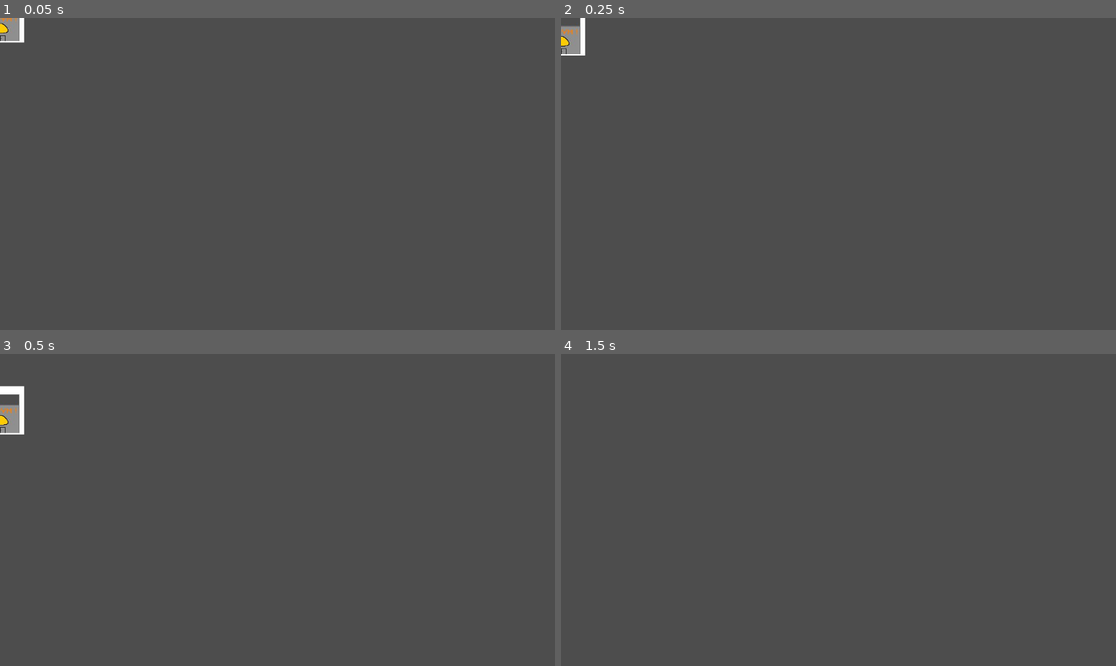
Above: before the commit, frames 1-4 (two rows, left to right).
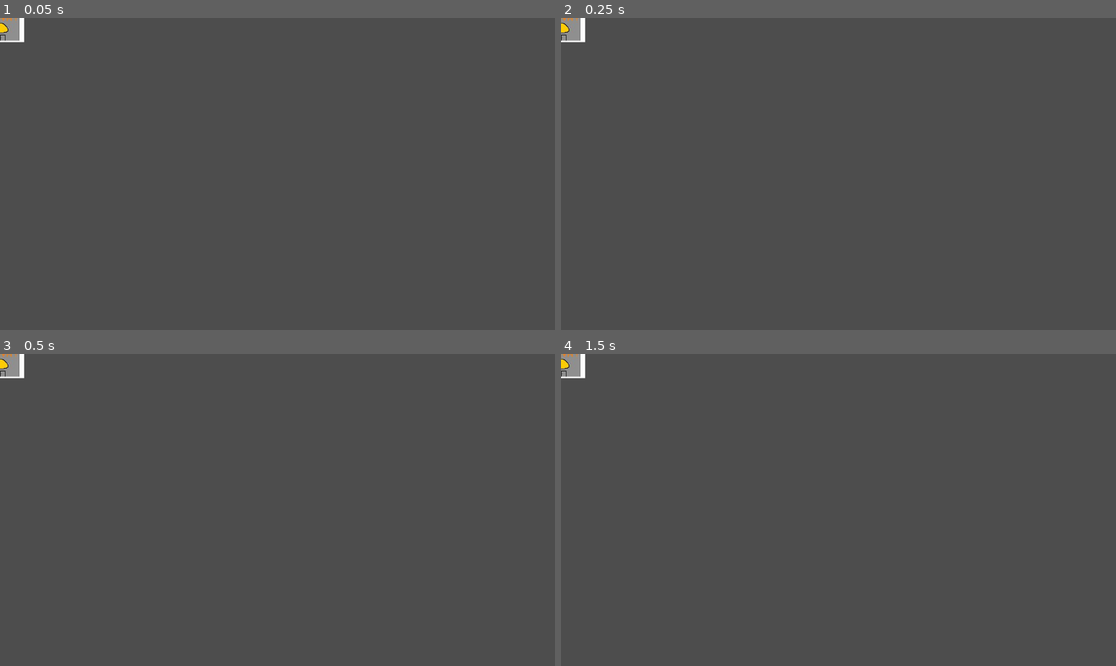
Above: after the commit, the same moments.

Repository: ejmejm/ShibaIdle
Game: Godot game, scene res://scenes/gym.tscn
Same seed, same stepped clock (60 frames per second), same inputs: the game is played once before the commit and once after it. This scene is started directly instead of the project's main scene.
Inputs (mouse positions are in pixels of both pictures, inside the frame that each line leads up to):
- Up to frame 1 (0.05 s): no input
- Up to frame 2 (0.25 s): no input
- Up to frame 3 (0.5 s): no input
- Up to frame 4 (1.5 s): move the mouse to (960, 494) at 0.52 s; press the mouse at (960, 494) at 0.53 s; move the mouse to (727, 525) at 1.27 s; release the mouse at (727, 525) at 1.28 s; click (727, 525) at 1.35 s

The runs differ from the first frame. In frame 1, less than 0.1% of the frame differs, in the area x 0-5%, y 0-9%; in frame 2, 0.4%; in frame 3, 0.9%, in the area x 0-5%, y 0-26%; in frame 4, 0.3%.

Commit message:
Less unfinished skeleton of building

Diff:
--- a/scenes/gym.tscn
+++ b/scenes/gym.tscn
@@ -1,18 +1,18 @@
-[gd_scene load_steps=4 format=3 uid="uid://fbu5o6p822i2"]
+[gd_scene load_steps=4 format=3 uid="uid://bxxg6tpb5nb08"]
 
 [ext_resource type="Texture2D" uid="uid://m4ldm1hik38g" path="res://sprites/ShibaGym Sprite.jpg" id="1_6bq28"]
 [ext_resource type="Script" path="res://scripts/hit_building.gd" id="1_8sp54"]
 
-[sub_resource type="RectangleShape2D" id="RectangleShape2D_jq621"]
-size = Vector2(76, 79)
+[sub_resource type="RectangleShape2D" id="RectangleShape2D_m44pd"]
+size = Vector2(77, 80)
 
-[node name="Gym" type="RigidBody2D"]
+[node name="Gym" type="StaticBody2D"]
+collision_layer = 2
 script = ExtResource("1_8sp54")
-metadata/building_type = "gym"
 
 [node name="CollisionShape2D" type="CollisionShape2D" parent="."]
-position = Vector2(1, 7.5)
-shape = SubResource("RectangleShape2D_jq621")
+position = Vector2(0.5, 7)
+shape = SubResource("RectangleShape2D_m44pd")
 
 [node name="Sprite2D" type="Sprite2D" parent="."]
 texture = ExtResource("1_6bq28")
--- a/scripts/hit_building.gd
+++ b/scripts/hit_building.gd
@@ -1,11 +1,18 @@
-extends RigidBody2D
-#put the logic here to determine impact on a building
+extends StaticBody2D
+#put the logic here to determine impact on a building\
+
+#for when playerstats updated to include any building stats
+const PLAYER_STATS_PATH: String = "/root/Root/GameManager/PlayerStats"
+
 var collisions : int =  0
 var collision_max: int = 10
-var texture : Texture
+var player_stats: PlayerStats
+
 
 func _ready():
-	pass
+	player_stats = get_node_or_null(PLAYER_STATS_PATH)
+	if player_stats == null:
+		push_error("PlayerStats could not be found at !")
 
 func _on_rigid_body_2d_body_entered(body):
 	collisions += 1
@@ -13,3 +20,7 @@
 		print("yay you go the gainz")
 		#add logic to boost all Inu speed by 10% for 1 min
 		collisions = 0
+
+func _physics_process(delta):
+	#needs physics to fix this in place and have it bounce stuff off. This should be a static body but oops
+	pass
--- a/scripts/spawner.gd
+++ b/scripts/spawner.gd
@@ -34,7 +34,7 @@
 		push_error("
 		Building type '%s' cannot be spawned because that building does not exist" % building_type)
 
-	var building: RigidBody2D = BUILDING_RESOURCES[building_type].instatiate()
+	var building: StaticBody2D = BUILDING_RESOURCES[building_type].instatiate()
 	building.visible = false
 	building_container.add_child(building)
 	building.position = building.choose_open_spot()
--- a/upgrades/gym_upgrade.gd
+++ b/upgrades/gym_upgrade.gd
@@ -1,6 +1,5 @@
 class_name BuyGymUpgrade
 extends BaseUpgrade
-
 
 var spawner: SpawnManager
 
